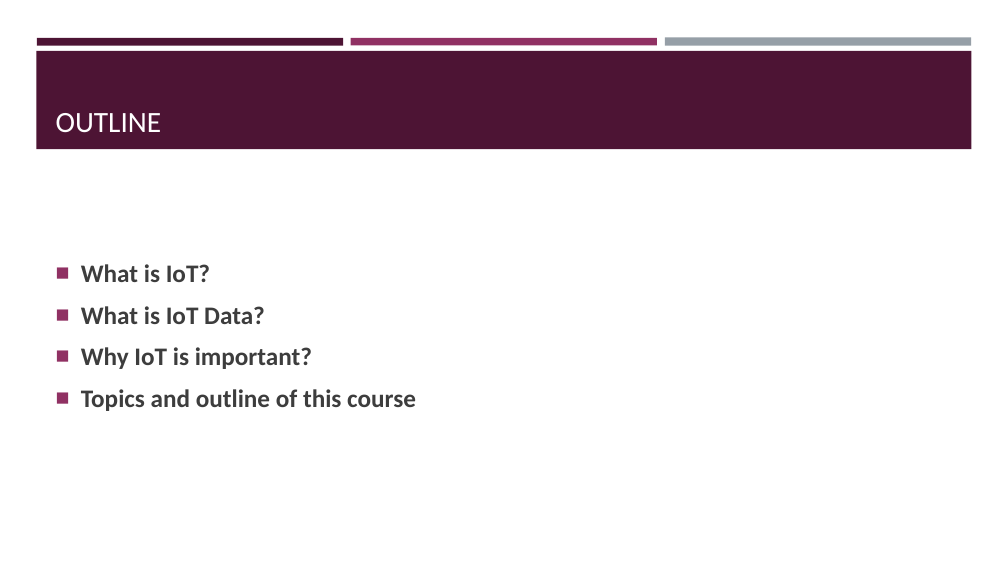
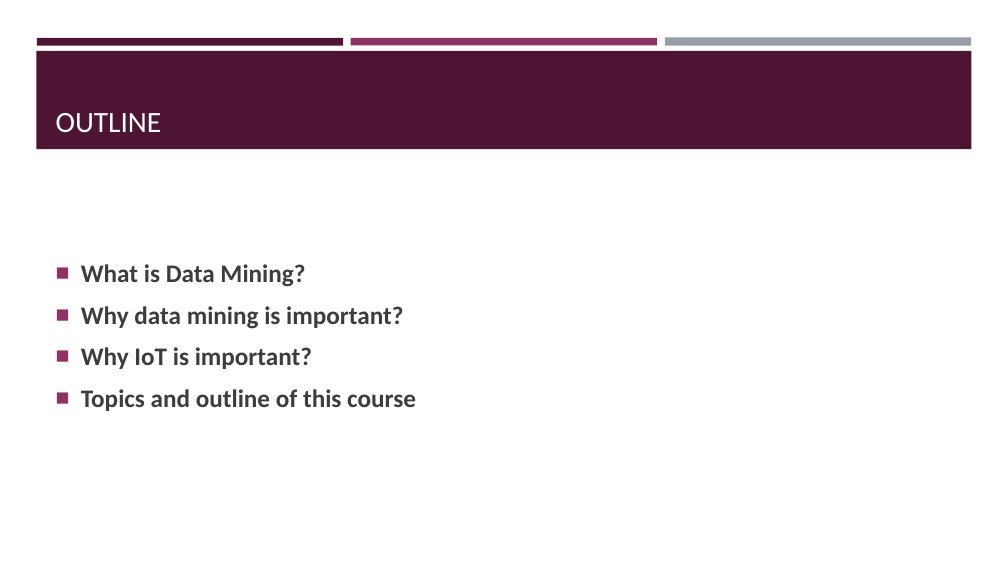
Before and after one commit to BeiyuLinCS/beiyulin.github.io, a slide deck: slide 3 of teach/fall_22/slides/ds_1.pptx. Drawn at 1008x567 pixels with LibreOffice and Linux fonts; fonts in the diff are those of the drawing. Boxes give left, top, right and bottom in pixels: in the first picture for what was removed or moved away, otherwise in the second. Text is boxed around its words. In the diff, an @@ line names an element or a change of style, - is before the commit and + after.

```diff
--- a/teach/fall_22/slides/ds_1.pptx
+++ b/teach/fall_22/slides/ds_1.pptx
@@ text at bbox=[81, 264, 403, 329]: text changed @@
-■ What is IoT?
-■ What is IoT Data?
+■ What is Data Mining?
+■ Why data mining is important?
```
Also in this commit, not shown: 3 other slides changed, 2 other files.
